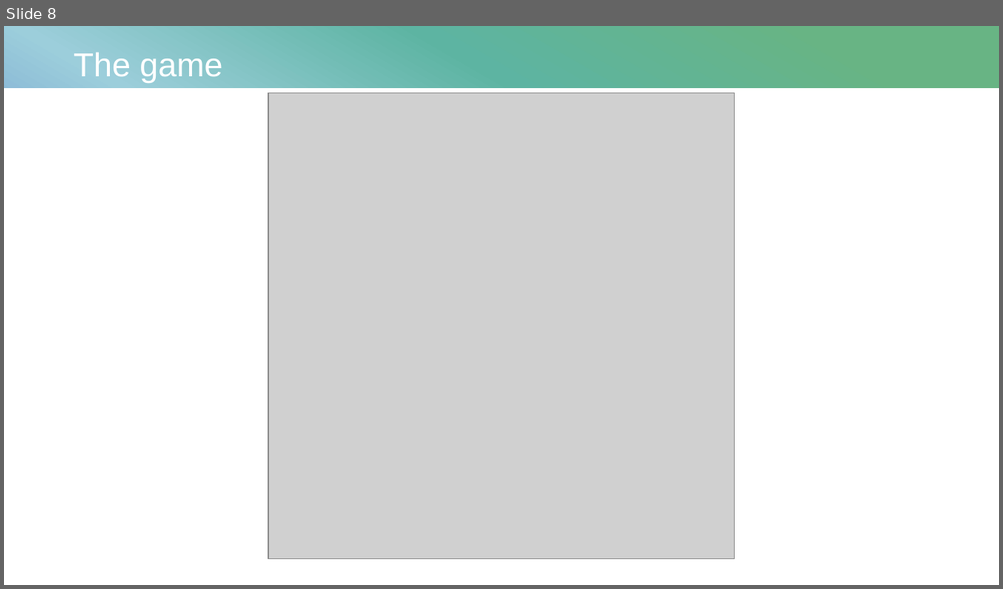
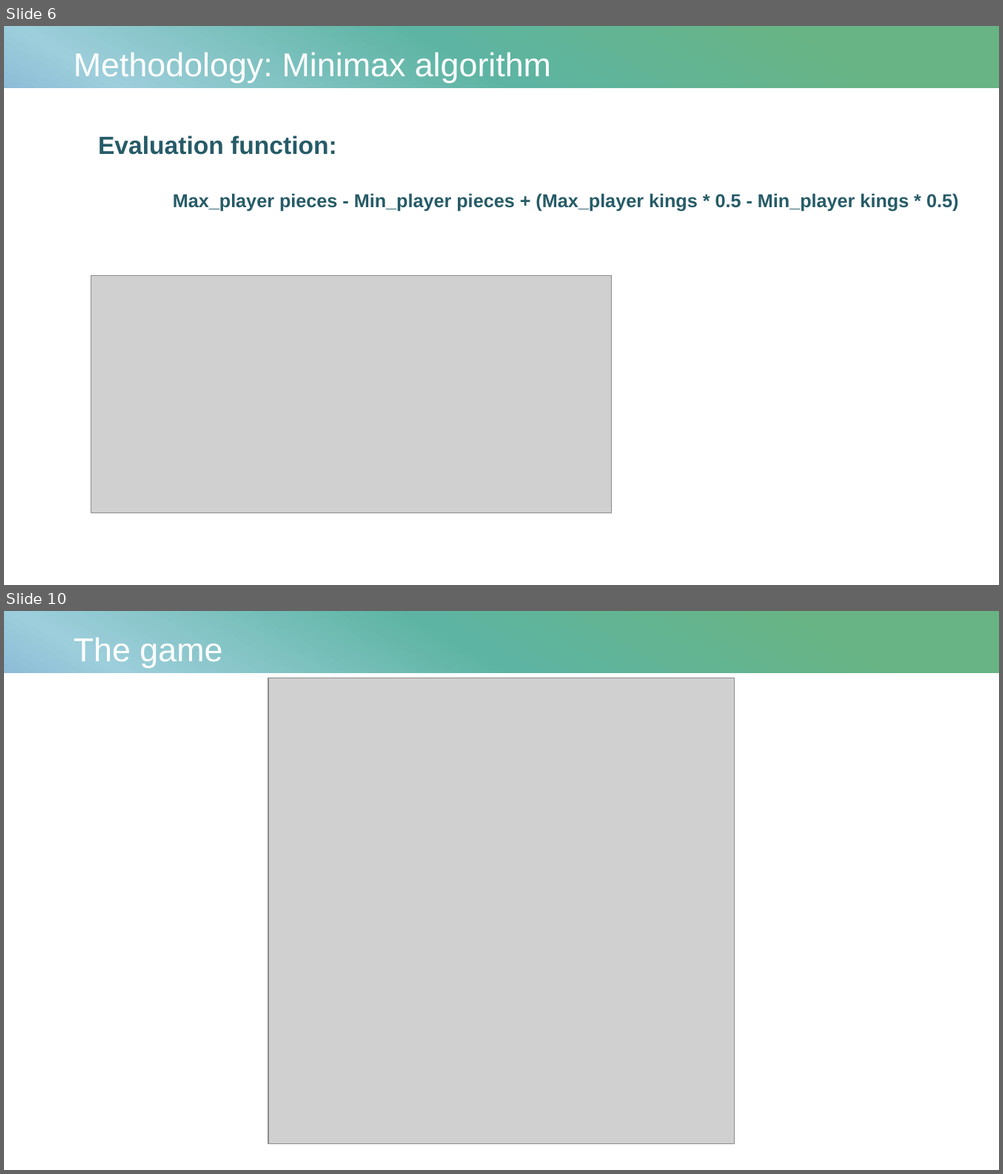
Before and after one commit to ACM40960/project-22202392, a slide deck: Literature Review/AI plays checkers - presentation.pptx. Shown one above the other, each under a label of ours: slide 8 before the commit, slides 6 and 10 after it; the slides between them are not shown. The pictures are 1003x589 and 1003x1174 pixels, drawn with LibreOffice and Linux fonts; fonts in the diff are those of the drawing; grey boxes stand for pictures. Boxes give left, top, right and bottom in pixels: in the first picture for what was removed or moved away, otherwise in the second. Text is boxed around its words. In the diff, an @@ line names an element or a change of style, - is before the commit and + after.

```diff
--- a/Literature Review/AI plays checkers - presentation.pptx
+++ b/Literature Review/AI plays checkers - presentation.pptx
@@ slide 6 added at bbox=[4, 26, 999, 585], background #FFFFFF; not listed: 1 template element that a slide beside it also shows @@
@@ freeform shape added at bbox=[4, 26, 999, 525], fill gradient #68B484 to #5DB4A2 to #9CCEDB to #6A90CE to #8885D7 @@
@@ rectangle added at bbox=[4, 26, 999, 585], fill #FFFFFF @@
@@ rectangle added at bbox=[4, 26, 999, 585], fill gradient #68B484 to #5DB4A2 to #9CCEDB to #6A90CE to #8885D7 @@
@@ text added at bbox=[74, 52, 551, 83], 32 pt, text #FFFFFF @@
+Methodology: Minimax algorithm
@@ rectangle added at bbox=[4, 88, 999, 585], fill #FFFFFF @@
@@ text added at bbox=[98, 136, 958, 212], 18 pt, text #265B68, bold @@
+Evaluation function:
+Max_player pieces - Min_player pieces + (Max_player kings * 0.5 - Min_player kings * 0.5)
@@ picture added at bbox=[91, 276, 612, 513] @@
@@ what was slide 8 is now slide 10 @@
```
Also in this commit, not shown: 8 slides changed, 1 other slide added, 7 other files.
